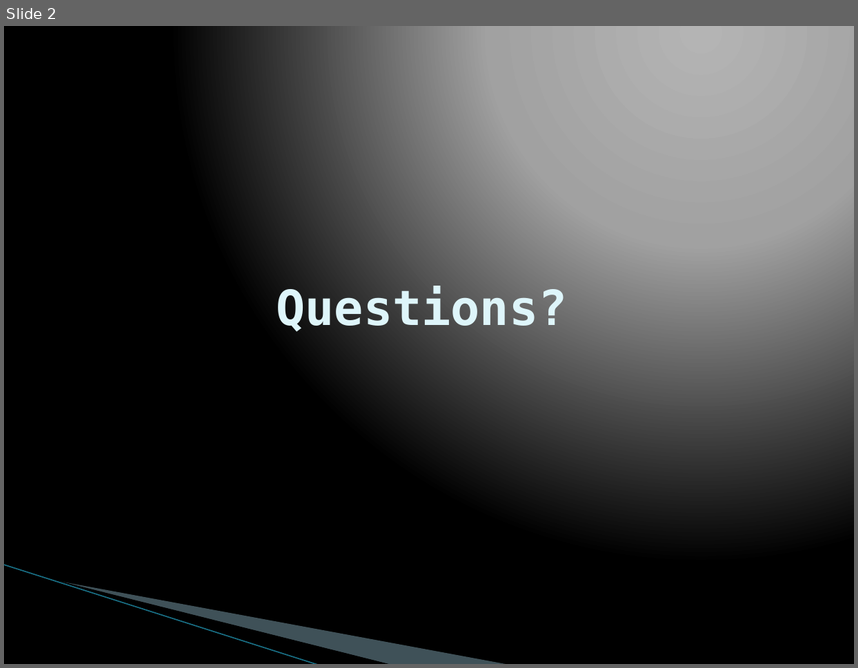
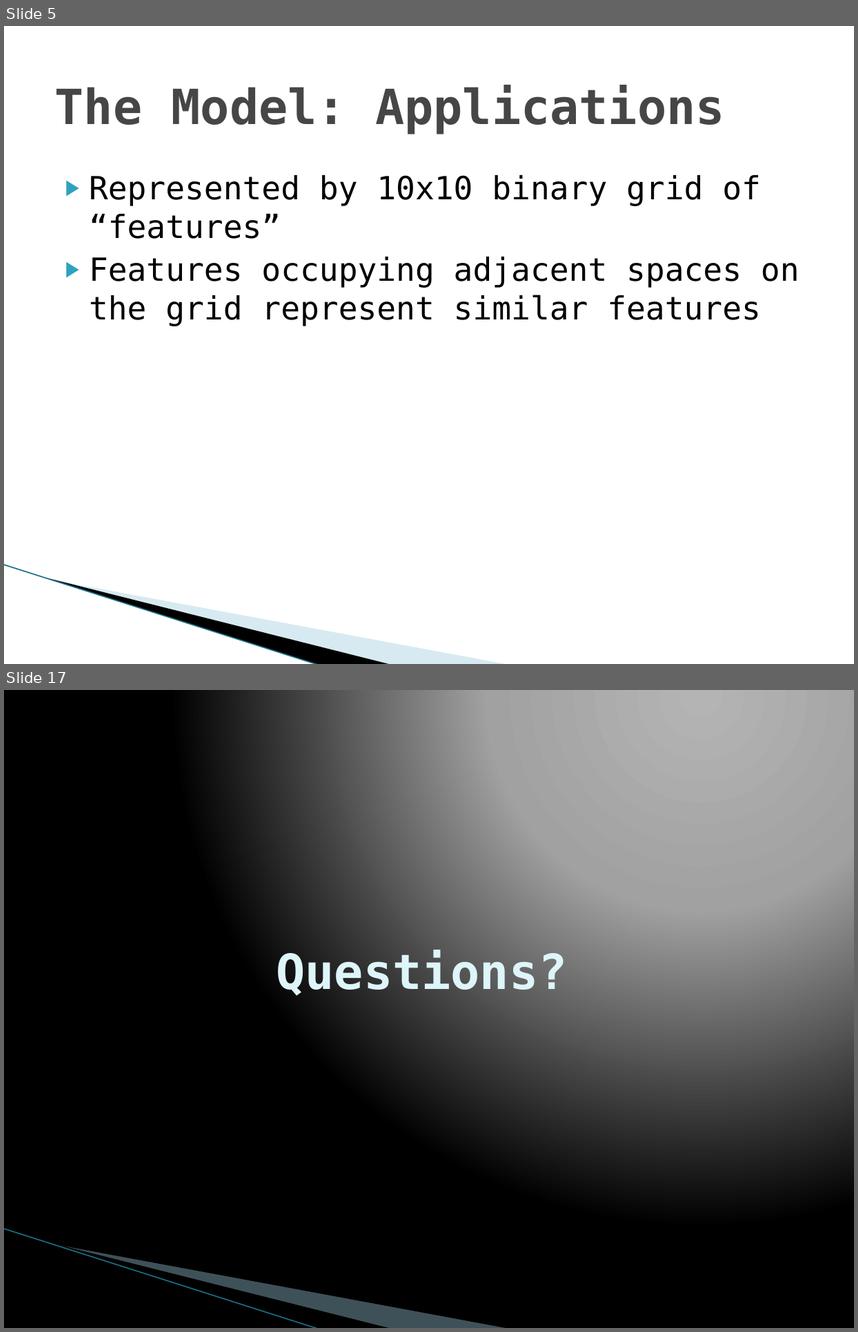
Before and after one commit to vfasburg/cse_848, a slide deck: paper/848_Paper_Presentation_Fasburg_Thomas.pptx. Shown one above the other, each under a label of ours: slide 2 before the commit, slides 5 and 17 after it; the slides between them are not shown. The pictures are 858x668 and 858x1332 pixels, drawn with LibreOffice and Linux fonts; fonts in the diff are those of the drawing; background and template pictures are left out. Boxes give left, top, right and bottom in pixels: in the first picture for what was removed or moved away, otherwise in the second. Text is boxed around its words. In the diff, an @@ line names an element or a change of style, - is before the commit and + after.

```diff
--- a/paper/848_Paper_Presentation_Fasburg_Thomas.pptx
+++ b/paper/848_Paper_Presentation_Fasburg_Thomas.pptx
@@ slide 5 added at (x1=4, y1=26, x2=854, y2=664), background #FFFFFF; not listed: 3 template elements that a slide beside it also shows @@
@@ title added at (x1=55, y1=85, x2=725, y2=134), 41 pt, text #464646, bold @@
+The Model: Applications
@@ text added at (x1=89, y1=175, x2=800, y2=326), 27 pt, text #000000 @@
+▶ Represented by 10x10 binary grid of “features”
+▶ Features occupying adjacent spaces on the grid represent similar features
@@ what was slide 2 is now slide 17 @@
```
Also in this commit, not shown: 1 slide changed, 14 other slides added, 1 other file.
